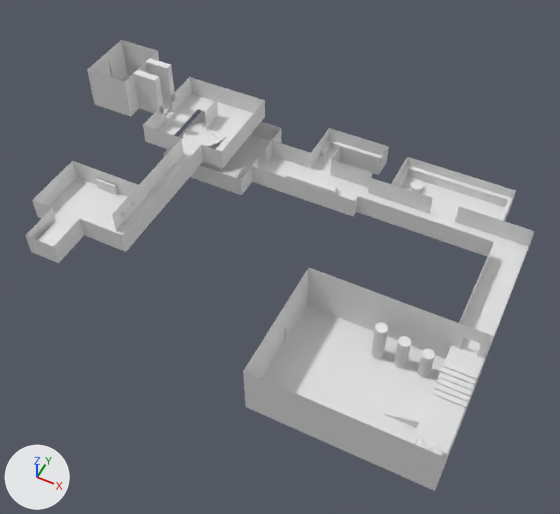
The Blender file !Resources/Rose'sCurse_Castle_UE4Model.blend, before and after one commit.
One viewpoint serves both versions: a 50 mm lens placed at (18.1, -17.9, 23.8), pointed at (8.2, 2.0, -1.0). Every picture has the same lights, and +X, +Y and +Z are marked at lower left.

Names of what the first picture shows: 'Castle'.
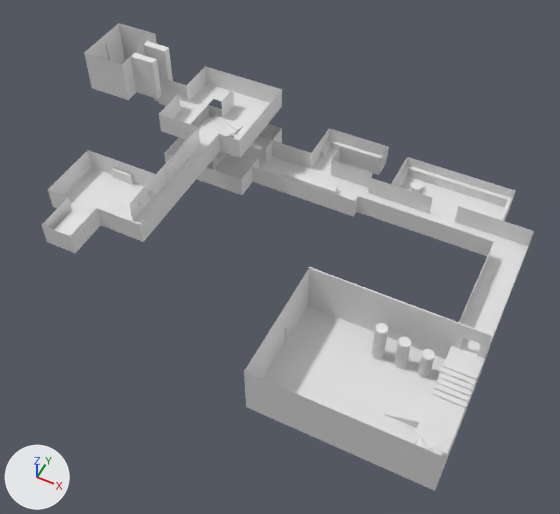
The newer file is also rescaled (x3.01), turned or shifted as a whole; pictures and numbers use the older file's frame.

What differs and where, as boxes [x1, y1, x2, y2] in the pictures (560 x 514 px; the box of a moved part takes in the faces that stretch with it):
'Castle', reshaped
    before: [25, 40, 535, 491]
    after: [42, 23, 534, 491]
part 1 of me_plane_007, moved or reshaped
    before: [49, 178, 128, 232]
    after: [64, 167, 145, 222]
part 2 of me_plane_007, moved or reshaped
    before: [115, 155, 190, 235]
    after: [132, 145, 207, 225]
part 3 of me_plane_007, moved or reshaped
    before: [73, 161, 138, 196]
    after: [88, 150, 156, 186]
part 4 of me_plane_007, moved or reshaped
    before: [33, 161, 77, 206]
    after: [48, 150, 92, 196]
part 5 of me_plane_007, moved or reshaped
    before: [101, 227, 126, 252]
    after: [97, 209, 122, 233]
part 6 of me_plane_007, moved or reshaped
    before: [32, 200, 52, 218]
    after: [48, 190, 68, 208]
part 7 of me_plane_007, moved or reshaped
    before: [25, 235, 58, 263]
    after: [42, 225, 75, 253]
part 8 of me_plane_007, moved or reshaped
    before: [157, 94, 254, 157]
    after: [173, 83, 270, 147]
part 9 of me_plane_007, moved or reshaped
    before: [80, 219, 105, 243]
    after: [118, 217, 143, 242]
part 10 of me_plane_007, moved or reshaped
    before: [122, 145, 203, 251]
    after: [140, 134, 220, 242]
part 11 of me_plane_007, moved or reshaped
    before: [139, 138, 184, 201]
    after: [156, 128, 200, 191]
part 12 of me_plane_007, moved or reshaped
    before: [202, 145, 223, 168]
    after: [219, 134, 240, 158]
part 13 of me_plane_007, moved or reshaped
    before: [143, 125, 181, 150]
    after: [159, 114, 198, 140]
part 14 of me_plane_007, moved or reshaped
    before: [190, 77, 265, 113]
    after: [205, 66, 282, 103]
part 15 of me_plane_007, moved or reshaped
    before: [143, 105, 165, 130]
    after: [159, 94, 181, 119]
part 16 of me_plane_007, moved or reshaped
    before: [172, 77, 191, 112]
    after: [187, 67, 206, 102]
part 17 of me_plane_007, moved or reshaped
    before: [222, 101, 265, 168]
    after: [239, 90, 282, 158]
part 18 of me_plane_007, moved or reshaped
    before: [112, 185, 142, 230]
    after: [129, 175, 159, 220]
part 19 of me_plane_007, moved or reshaped
    before: [53, 219, 84, 263]
    after: [70, 208, 101, 253]
part 20 of me_plane_007, moved or reshaped
    before: [26, 209, 56, 240]
    after: [42, 198, 72, 230]
part 21 of me_plane_007, moved or reshaped
    before: [38, 221, 71, 246]
    after: [54, 211, 88, 236]
part 22 of me_plane_007, moved or reshaped
    before: [96, 178, 118, 195]
    after: [112, 168, 134, 185]
part 23 of me_plane_007, moved or reshaped
    before: [66, 193, 114, 224]
    after: [82, 183, 131, 214]
part 24 of me_plane_007, rebuilt
    before: [133, 58, 175, 121]
    after: [131, 41, 173, 105]

The change, as a diff of the scene's bpy script:
```diff
--- a/!Resources/Rose'sCurse_Castle_UE4Model.blend.py
+++ b/!Resources/Rose'sCurse_Castle_UE4Model.blend.py
@@ me_plane_007 @@
 # used by ob_castle; location = (0.0, -3.15, 0.5); rotation_euler = (1.571, 0.0, 0.0), in degrees (90, 0, 0); scale = (0.7, 0.5, 1.0)
-me_plane_007.from_pydata(...)  # 3053 vertices, 2436 faces; spans x -5.3..25.1, y -6.1..4.1, z -13.5..1.2
+me_plane_007.from_pydata(...)  # 2922 vertices, 2340 faces; spans x -5.5..25.1, y -6.1..5.7, z -13.5..1.2
+# me_plane_007 part 1: the loose piece of 4 vertices spanning x -2.5..2.5, y -1.0, z -4.5..-1.7 is moved by (1.2, 1.5, -0.2)
+# me_plane_007 part 2: the loose piece of 4 vertices spanning x 2.5..4.0, y -1.0, z -8.0..-1.7 is moved by (1.2, 1.5, -0.2)
+# me_plane_007 part 3: the loose piece of 4 vertices spanning x -2.5..2.5, y -1.0..1.0, z -4.5 is moved by (1.2, 1.5, -0.2)
+# me_plane_007 part 4: the loose piece of 4 vertices spanning x -2.5, y -1.0..1.0, z -4.5..-1.7 is moved by (1.2, 1.5, -0.2)
+# me_plane_007 part 5: the loose piece of 4 vertices spanning x 2.5..4.0, y -1.0..1.0, z -1.7 is moved by (-0.3, 1.5, -0.2)
+# me_plane_007 part 6: the loose piece of 4 vertices spanning x -2.5..-1.0, y -1.0..1.0, z -1.7 is moved by (1.2, 1.5, -0.2)
+# me_plane_007 part 7: the loose piece of 4 vertices spanning x -1.0..1.0, y -1.0..1.0, z 0.0 is moved by (1.2, 1.5, -0.2)
+# me_plane_007 part 8: the loose piece of 8 vertices spanning x -0.5..5.5, y -1.0, z -12.2..-8.0 is moved by (1.2, 1.5, -0.2)
+# me_plane_007 part 9: the loose piece of 4 vertices spanning x 1.0..2.5, y -1.0..1.0, z -1.7 is moved by (2.7, 1.5, -0.2)
+# me_plane_007 part 10: the loose piece of 4 vertices spanning x 4.0, y -1.0..1.0, z -8.0..-1.7 is moved by (1.2, 1.5, -0.2)
+# me_plane_007 part 11: the loose piece of 4 vertices spanning x 2.5, y -1.0..1.0, z -8.1..-4.6 is moved by (1.2, 1.5, -0.2)
+# me_plane_007 part 12: the loose piece of 4 vertices spanning x 4.0..5.5, y -1.0..1.0, z -8.1 is moved by (1.2, 1.5, -0.2)
+# me_plane_007 part 13: the loose piece of 4 vertices spanning x -0.5..2.5, y -1.0..1.0, z -8.1 is moved by (1.2, 1.5, -0.2)
+# me_plane_007 part 14: the loose piece of 4 vertices spanning x -0.5..5.5, y -1.0..1.0, z -12.2 is moved by (1.2, 1.5, -0.2)
+# me_plane_007 part 15: the loose piece of 4 vertices spanning x -0.5, y -1.0..1.0, z -9.8..-8.0 is moved by (1.2, 1.5, -0.2)
+# me_plane_007 part 16: the loose piece of 4 vertices spanning x -0.5, y -1.0..1.0, z -12.2..-10.5 is moved by (1.2, 1.5, -0.2)
+# me_plane_007 part 17: the loose piece of 4 vertices spanning x 5.5, y -1.0..1.0, z -12.2..-8.0 is moved by (1.2, 1.5, -0.2)
+# me_plane_007 part 18: the loose piece of 4 vertices spanning x 2.5, y -1.0..1.0, z -4.6..-2.5 is moved by (1.2, 1.5, -0.2)
+# me_plane_007 part 19: the loose piece of 4 vertices spanning x 1.0, y -1.0..1.0, z -1.7..0.0 is moved by (1.2, 1.5, -0.2)
+# me_plane_007 part 20: the loose piece of 4 vertices spanning x -1.0, y -1.0..1.0, z -1.7..0.0 is moved by (1.2, 1.5, -0.2)
+# me_plane_007 part 21: the loose piece of 8 vertices spanning x -0.7..0.7, y -1.0..0.0, z -1.5..0.0 is moved by (1.2, 1.5, -0.2)
+# me_plane_007 part 22: the loose piece of 8 vertices spanning x -0.7..0.7, y -1.0..0.0, z -4.5..-4.4 is moved by (1.2, 1.5, -0.2)
+# me_plane_007 part 23: the loose piece of 4 vertices spanning x -1.1..1.1, y -1.0, z -3.9..-2.4 is moved by (1.2, 1.5, -0.2)
+# me_plane_007 part 24: the loose piece of 68 vertices spanning x -2.2..-0.5, y -1.0..4.1, z -10.8..-9.4 is rebuilt with 68 vertices and now spans x -2.4..-0.7, y 0.5..5.7, z -11.1..-9.7
+# me_plane_007 part 25: the loose piece of 8 vertices spanning x 2.5..4.1, y -1.1..-1.0, z -11.3..-10.1 is rebuilt with 6 vertices and now spans x 2.5..3.7, y -1.1..-1.0, z -11.4..-10.4
+# me_plane_007 part 26: 43 loose pieces with 389 vertices, spanning x -5.2..6.6, y -4.2..4.1, z -12.5..-0.7, are deleted
+# me_plane_007 part 27: 71 vertices removed from x -5.3..4.1, y -4.2..4.1, z -11.5..-8.7; 466 vertices added at x -5.5..6.7, y -4.2..5.7, z -12.5..-5.4
+# me_plane_007 part 28: 60 vertices moved within x 19.7..22.6, y -6.1..-2.5, z -3.6..-3.2; 283 vertices removed from x 14.1..25.1, y -6.1..-1.1, z -4.4..1.2; 132 vertices added at x 14.2..25.1, y -6.1..-1.1, z -4.4..1.2
+# me_plane_007 part 29: 8 vertices added at x 2.1..2.2, y 1.6..2.2, z -1.5..-1.0
```
